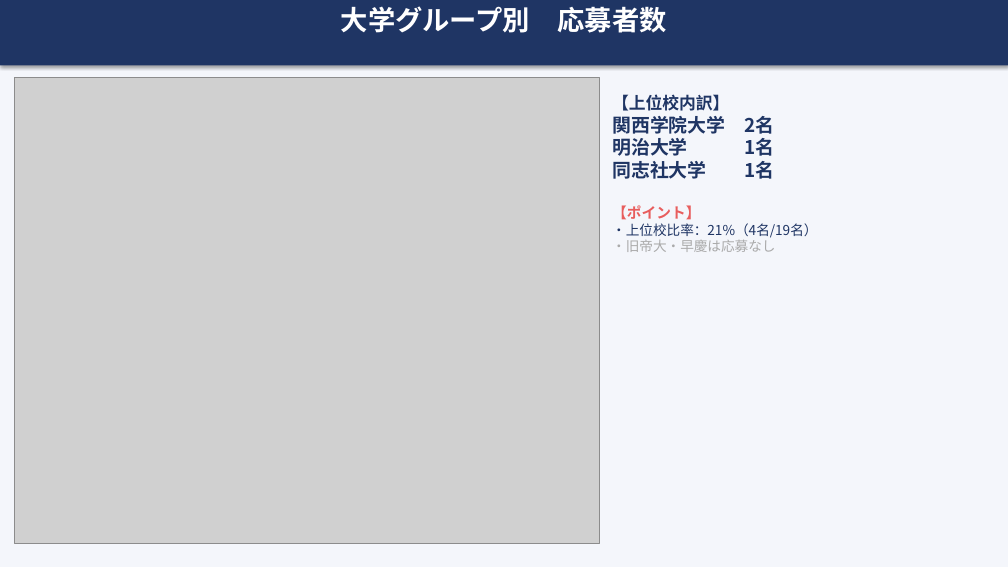
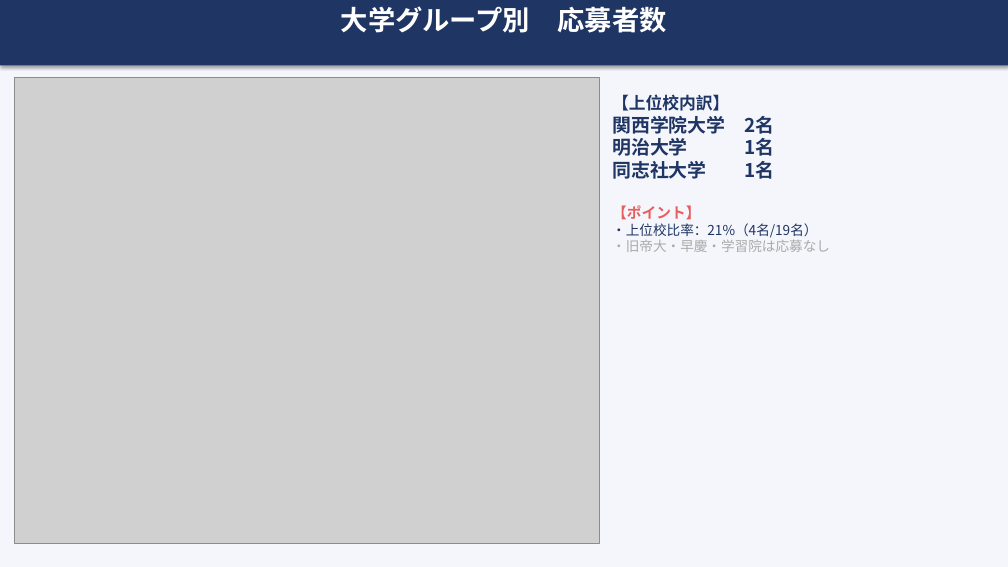
Before and after one commit to syoukaku007-star/daiki, a slide deck: slide 5 of 上位校採用分析レポート_2026_v2.pptx (slide 4 before the commit). Drawn at 1008x567 pixels with LibreOffice and Linux fonts; fonts in the diff are those of the drawing; grey boxes stand for pictures. Boxes give left, top, right and bottom in pixels: in the first picture for what was removed or moved away, otherwise in the second. Text is boxed around its words. In the diff, an @@ line names an element or a change of style, - is before the commit and + after.

```diff
--- a/上位校採用分析レポート_2026_v2.pptx
+++ b/上位校採用分析レポート_2026_v2.pptx
@@ text at [612,240,830,252]: text changed @@
-・旧帝大・早慶は応募なし
+・旧帝大・早慶・学習院は応募なし
```
Also in this commit, not shown: 1 other slide changed, 1 slide added.
